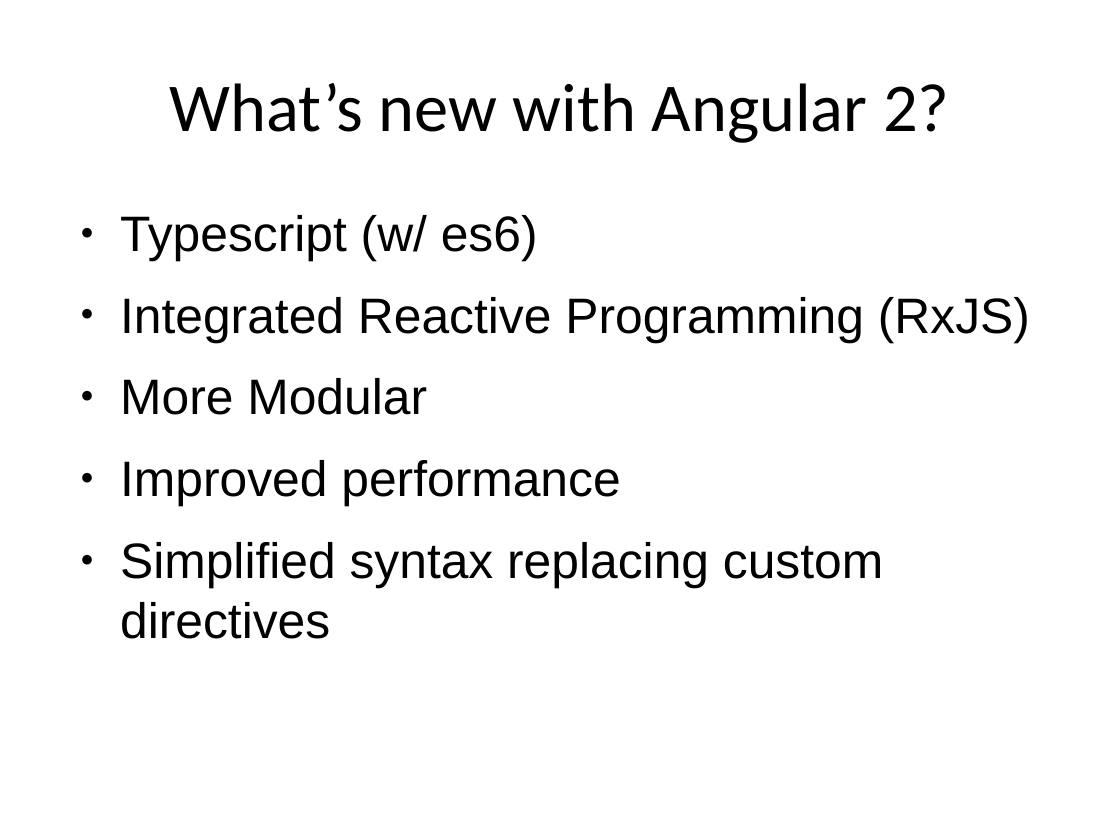
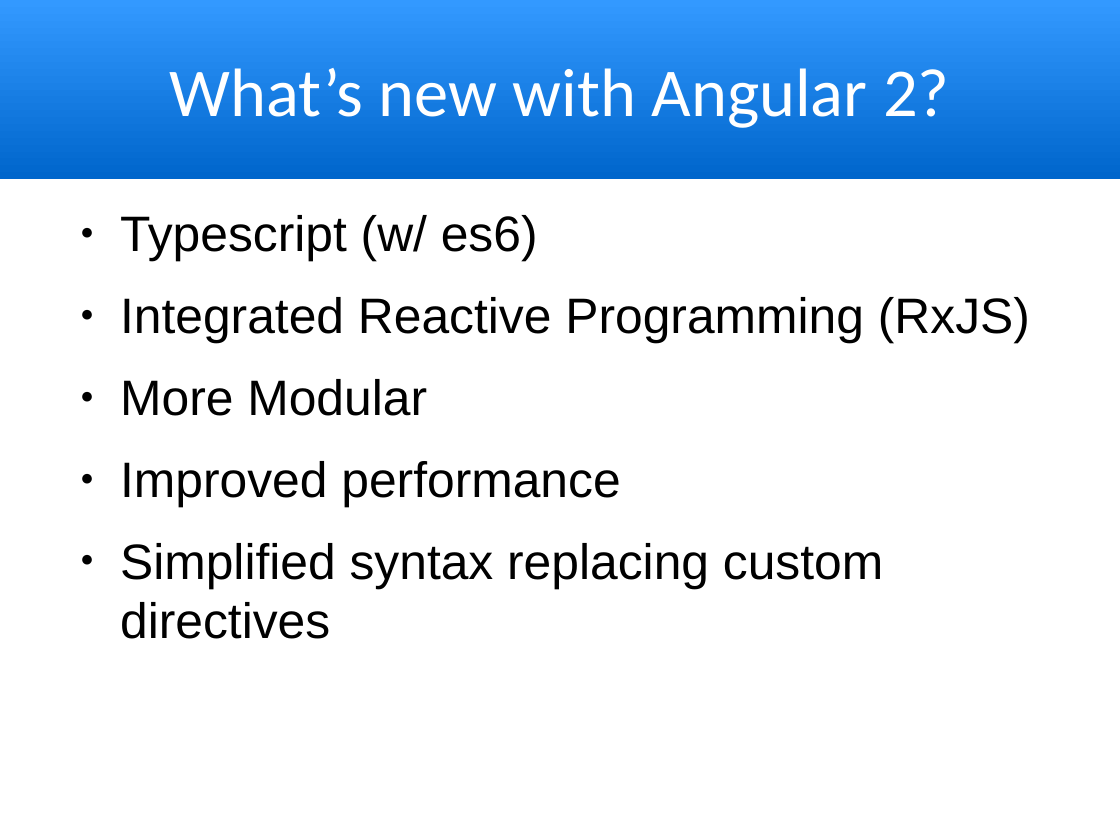
Before and after one commit to trognus/devcon2016, a slide deck: slide 5 of devconNg2.odp. Drawn at 1120x840 pixels with LibreOffice and Linux fonts; fonts in the diff are those of the drawing. Boxes give left, top, right and bottom in pixels: in the first picture for what was removed or moved away, otherwise in the second. Text is boxed around its words. In the diff, an @@ line names an element or a change of style, - is before the commit and + after.

```diff
--- a/devconNg2.odp
+++ b/devconNg2.odp
@@ title "What’s new with Angular 2?": place and size @@
-title "What’s new with Angular 2?" at [169, 83, 949, 143]
+title "What’s new with Angular 2?" at [0, 0, 1120, 179]
@@ title "What’s new with Angular 2?" at [0, 0, 1120, 179]: text colour #000000 to #FFFFFF; fill none to gradient #0066CC to #3399FF @@
```
Also in this commit, not shown: 17 other slides changed, 2 slides added, 1 slide removed.
